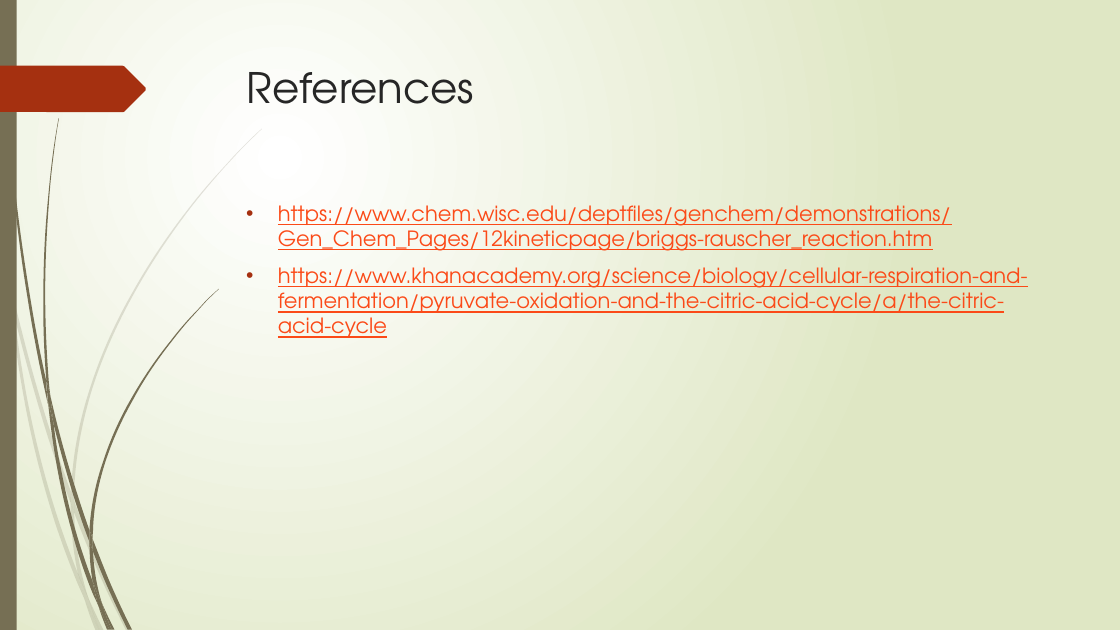
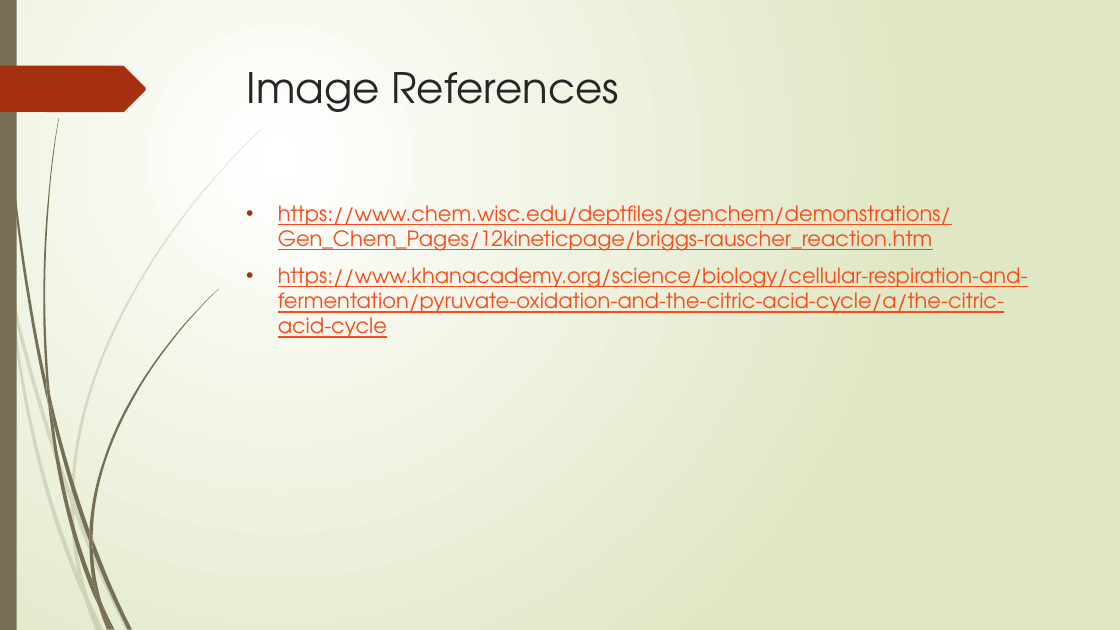
Before and after one commit to chan8005/Project-1, a slide deck: slide 11 of Modeling Oscillating Chemical Reactions.pptx (slide 10 before the commit). Drawn at 1120x630 pixels with LibreOffice and Linux fonts; fonts in the diff are those of the drawing. Boxes give left, top, right and bottom in pixels: in the first picture for what was removed or moved away, otherwise in the second. Text is boxed around its words. In the diff, an @@ line names an element or a change of style, - is before the commit and + after.

```diff
--- a/Modeling Oscillating Chemical Reactions.pptx
+++ b/Modeling Oscillating Chemical Reactions.pptx
@@ title at bbox=[247, 72, 619, 112]: text changed @@
-References
+Image References
```
Also in this commit, not shown: 3 other slides changed, 3 slides added, 1 slide removed.
